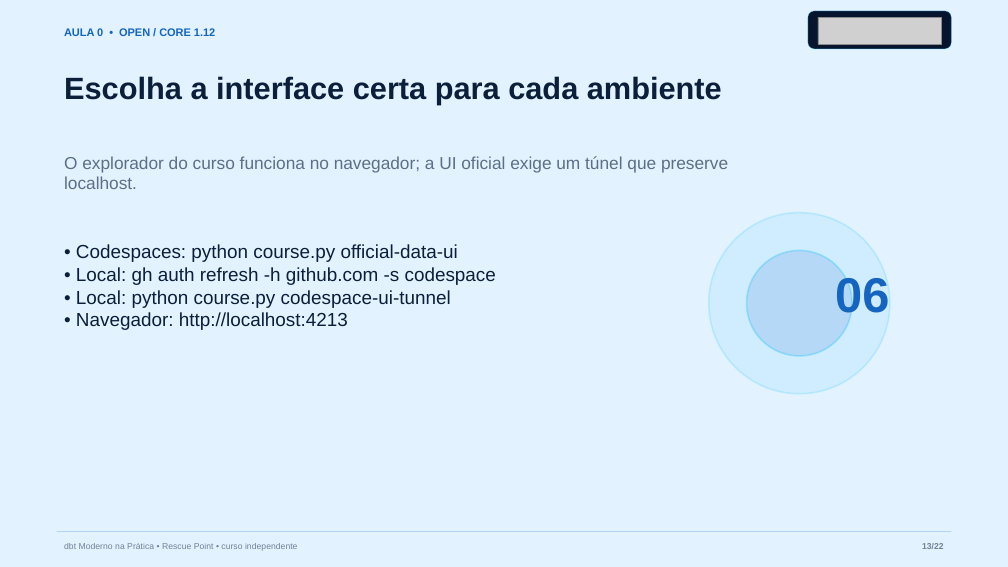
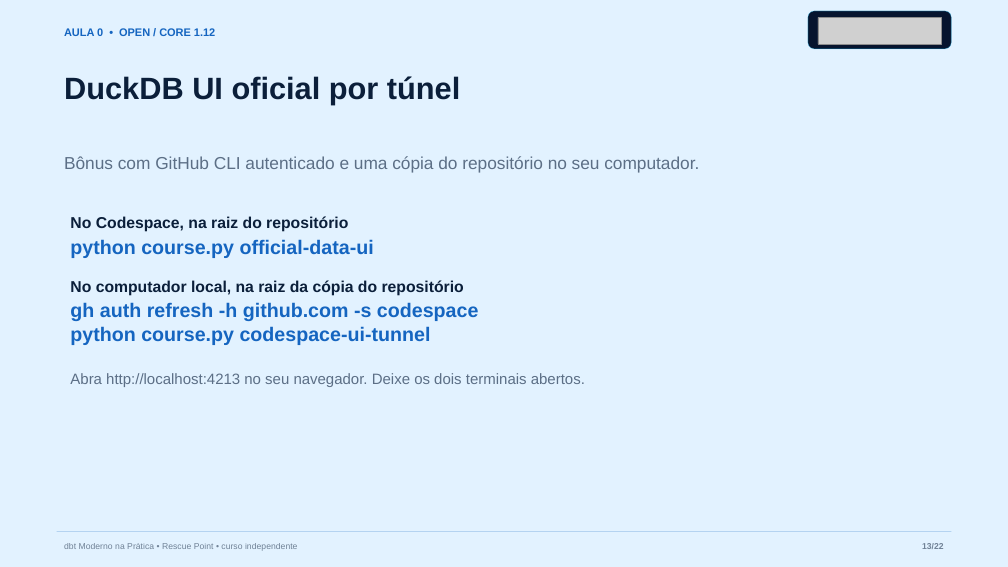
Before and after one commit to AnselmoBorges/dbt-moderno-na-pratica, a slide deck: slide 13 of assets/decks/aula-00-ambiente.pptx. Drawn at 1008x567 pixels with LibreOffice and Linux fonts; fonts in the diff are those of the drawing; grey boxes stand for pictures. Boxes give left, top, right and bottom in pixels: in the first picture for what was removed or moved away, otherwise in the second. Text is boxed around its words. In the diff, an @@ line names an element or a change of style, - is before the commit and + after.

```diff
--- a/assets/decks/aula-00-ambiente.pptx
+++ b/assets/decks/aula-00-ambiente.pptx
@@ text at (x1=64, y1=76, x2=460, y2=104): text changed @@
-Escolha a interface certa para cada ambiente
+DuckDB UI oficial por túnel
@@ text at (x1=64, y1=156, x2=699, y2=172): text changed @@
-O explorador do curso funciona no navegador; a UI oficial exige um túnel que preserve localhost.
+Bônus com GitHub CLI autenticado e uma cópia do repositório no seu computador.
@@ text added at (x1=70, y1=216, x2=348, y2=232), 15 pt, text #0B1F3A, bold @@
+No Codespace, na raiz do repositório
@@ text added at (x1=70, y1=239, x2=374, y2=258), 18.8 pt, text #1565C0, bold @@
+python course.py official-data-ui
@@ ellipse removed at (x1=709, y1=212, x2=891, y2=394) @@
@@ ellipse removed at (x1=747, y1=250, x2=853, y2=356) @@
@@ text added at (x1=70, y1=280, x2=464, y2=296), 15 pt, text #0B1F3A, bold @@
+No computador local, na raiz da cópia do repositório
@@ text removed at (x1=835, y1=273, x2=889, y2=321) @@
-06
@@ text at (x1=70, y1=302, x2=479, y2=345): text changed; size 18 to 18.8 pt; text colour #0B1F3A to #1565C0; bold on @@
-• Codespaces: python course.py official-data-ui
-• Local: gh auth refresh -h github.com -s codespace
-• Local: python course.py codespace-ui-tunnel
-• Navegador: http://localhost:4213
+gh auth refresh -h github.com -s codespace
+python course.py codespace-ui-tunnel
@@ text added at (x1=70, y1=373, x2=585, y2=387), 14.2 pt, text #5C6F86 @@
+Abra http://localhost:4213 no seu navegador. Deixe os dois terminais abertos.
```
Also in this commit, not shown: 2 other slides changed, 1 slide added, 1 slide removed, 39 other files.
